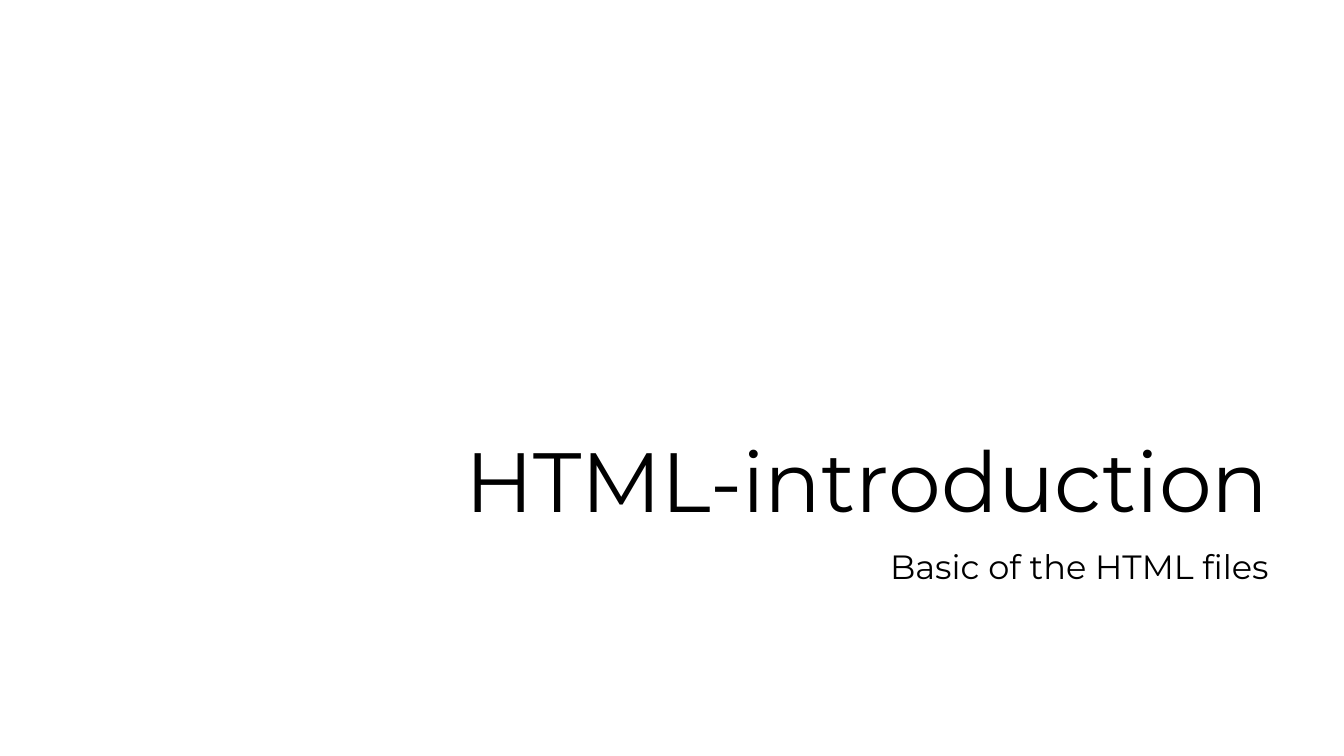
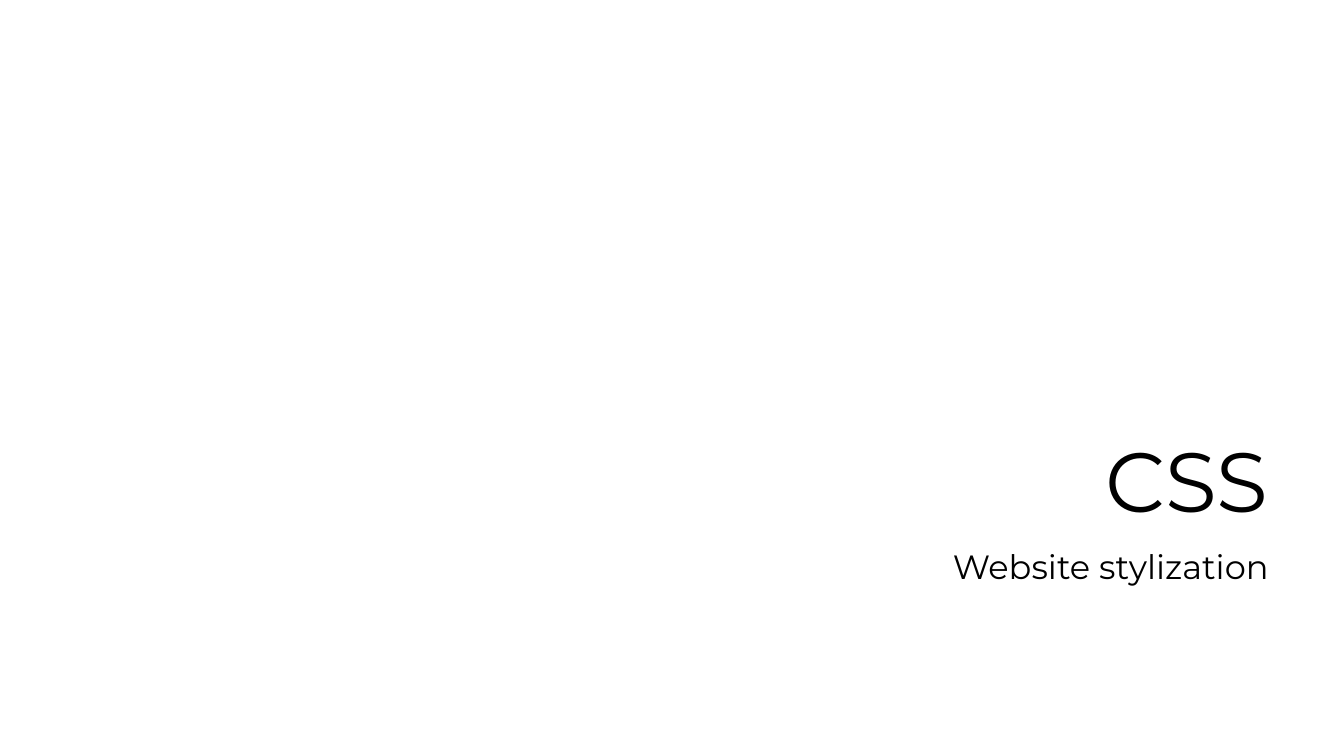
Before and after one commit to dinoDuvnjak/CTK, a slide deck: slide 1 of SHIFT4IT/css-introduction/css-introduction.pptx. Drawn at 1344x756 pixels with LibreOffice and Linux fonts; fonts in the diff are those of the drawing; background and template pictures are left out. Boxes give left, top, right and bottom in pixels: in the first picture for what was removed or moved away, otherwise in the second. Text is boxed around its words. In the diff, an @@ line names an element or a change of style, - is before the commit and + after.

```diff
--- a/SHIFT4IT/css-introduction/css-introduction.pptx
+++ b/SHIFT4IT/css-introduction/css-introduction.pptx
@@ title at [1105,452,1269,513]: text changed @@
-HTML-introduction
+CSS
@@ subtitle at [953,554,1269,586]: text changed @@
-Basic of the HTML files
+Website stylization
```
Also in this commit, not shown: 2 other slides changed, 1 slide added, 1 slide removed, 2 other files.
